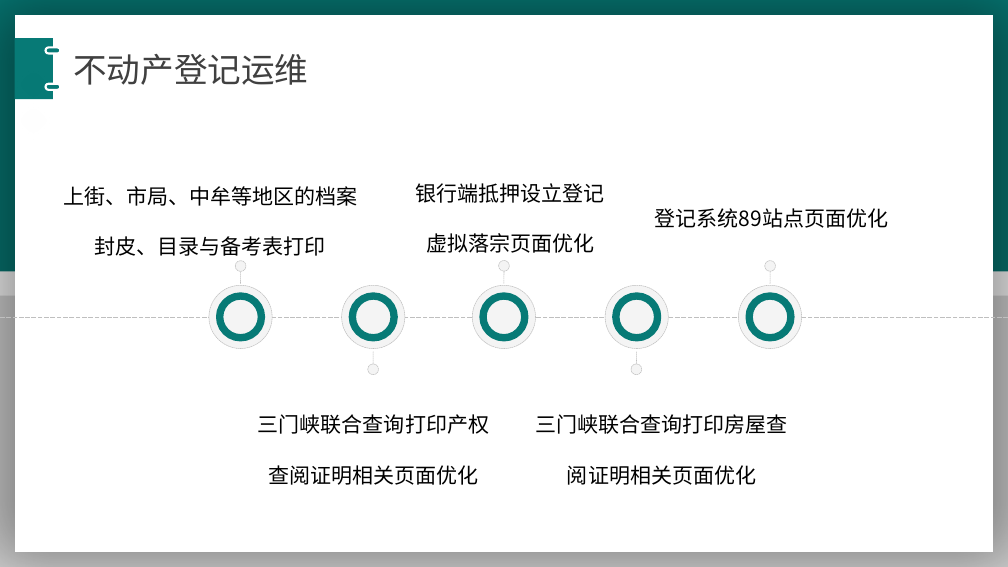
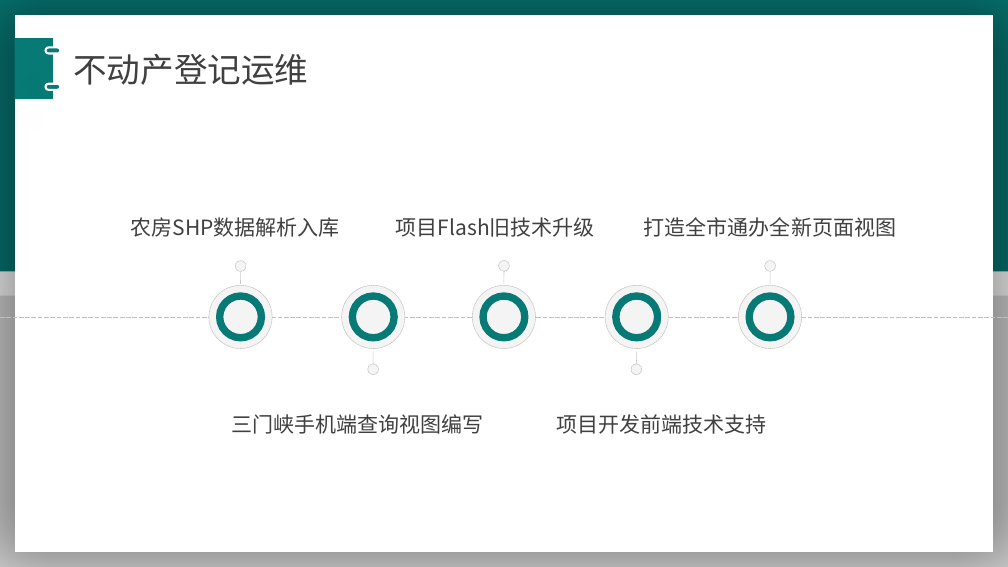
Before and after one commit to wellsmitch/accountpassword, a slide deck: slide 6 of 宋玉彬-年终述职报告-最终 - 副本.pptx (slide 10 before the commit). Drawn at 1008x567 pixels with LibreOffice and Linux fonts; fonts in the diff are those of the drawing. Boxes give left, top, right and bottom in pixels: in the first picture for what was removed or moved away, otherwise in the second. Text is boxed around its words. In the diff, an @@ line names an element or a change of style, - is before the commit and + after.

```diff
--- a/宋玉彬-年终述职报告-最终 - 副本.pptx
+++ b/宋玉彬-年终述职报告-最终 - 副本.pptx
@@ text at (130, 217, 339, 237): text changed; text colour #000000 to #404040 @@
-上街、市局、中牟等地区的档案封皮、目录与备考表打印
+农房SHP数据解析入库
@@ text at (396, 217, 595, 237): text changed; text colour #000000 to #404040 @@
-银行端抵押设立登记虚拟落宗页面优化
+项目Flash旧技术升级
@@ text at (644, 217, 896, 237): text changed; text colour #000000 to #404040 @@
-登记系统89站点页面优化
+打造全市通办全新页面视图
@@ text at (231, 414, 483, 434): text changed; text colour #000000 to #404040 @@
-三门峡联合查询打印产权查阅证明相关页面优化
+三门峡手机端查询视图编写
@@ text at (556, 414, 766, 434): text changed; text colour #000000 to #404040 @@
-三门峡联合查询打印房屋查阅证明相关页面优化
+项目开发前端技术支持
```
Also in this commit, not shown: 13 other slides changed, 3 slides added, 2 slides removed, 2 other files.
